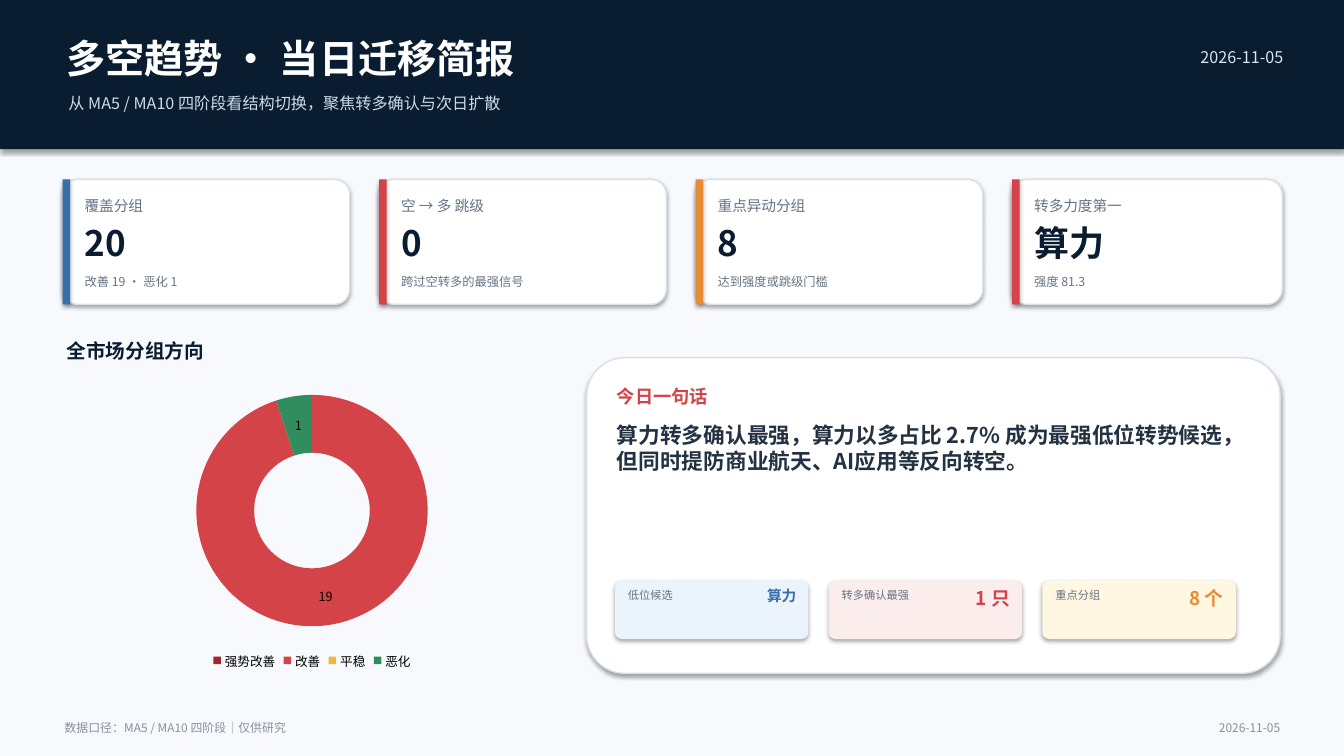
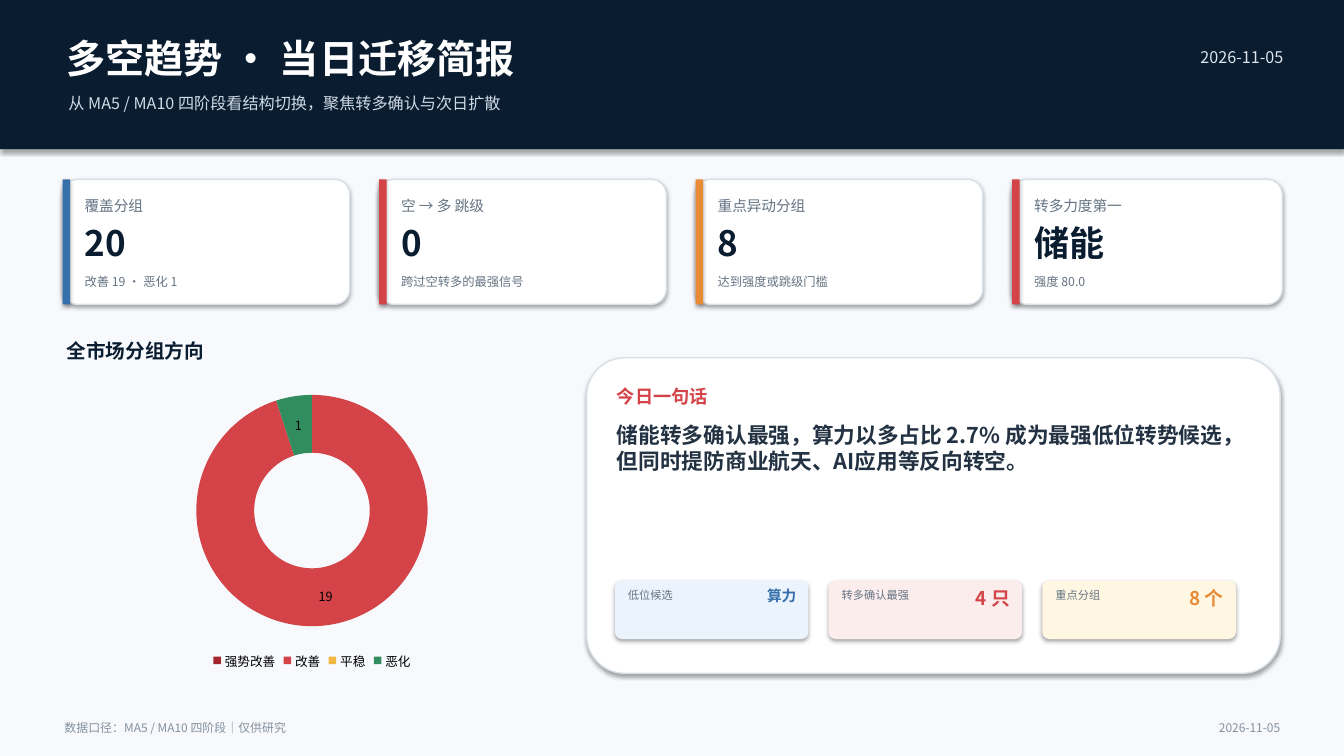
Before and after one commit to nancybhc/a-share-blast-lab, a slide deck: slide 1 of assets/多空阶段简报_2026-11-05.pptx. Drawn at 1344x756 pixels with LibreOffice and Linux fonts; fonts in the diff are those of the drawing. Boxes give left, top, right and bottom in pixels: in the first picture for what was removed or moved away, otherwise in the second. Text is boxed around its words. In the diff, an @@ line names an element or a change of style, - is before the commit and + after.

```diff
--- a/assets/多空阶段简报_2026-11-05.pptx
+++ b/assets/多空阶段简报_2026-11-05.pptx
@@ text at (1034,226,1104,259): text changed @@
-算力
+储能
@@ text at (1034,276,1085,287): text changed @@
-强度 81.3
+强度 80.0
@@ text at (617,424,1244,471): text changed @@
-算力转多确认最强，算力以多占比 2.7% 成为最强低位转势候选，但同时提防商业航天、AI应用等反向转空。
+储能转多确认最强，算力以多占比 2.7% 成为最强低位转势候选，但同时提防商业航天、AI应用等反向转空。
@@ text at (976,590,1010,607): text changed @@
-1 只
+4 只
```
Also in this commit, not shown: 3 other slides changed, 13 other files.
